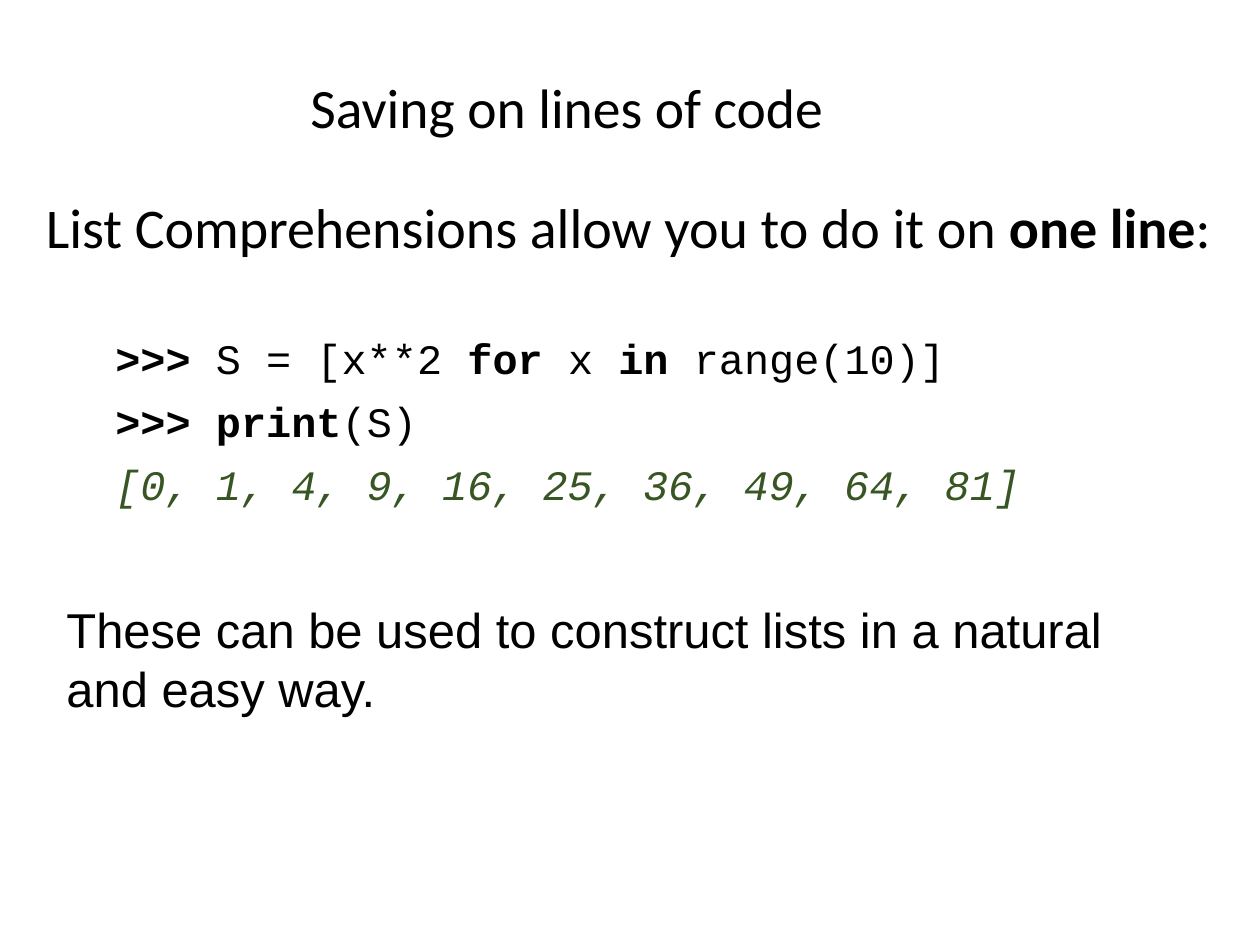
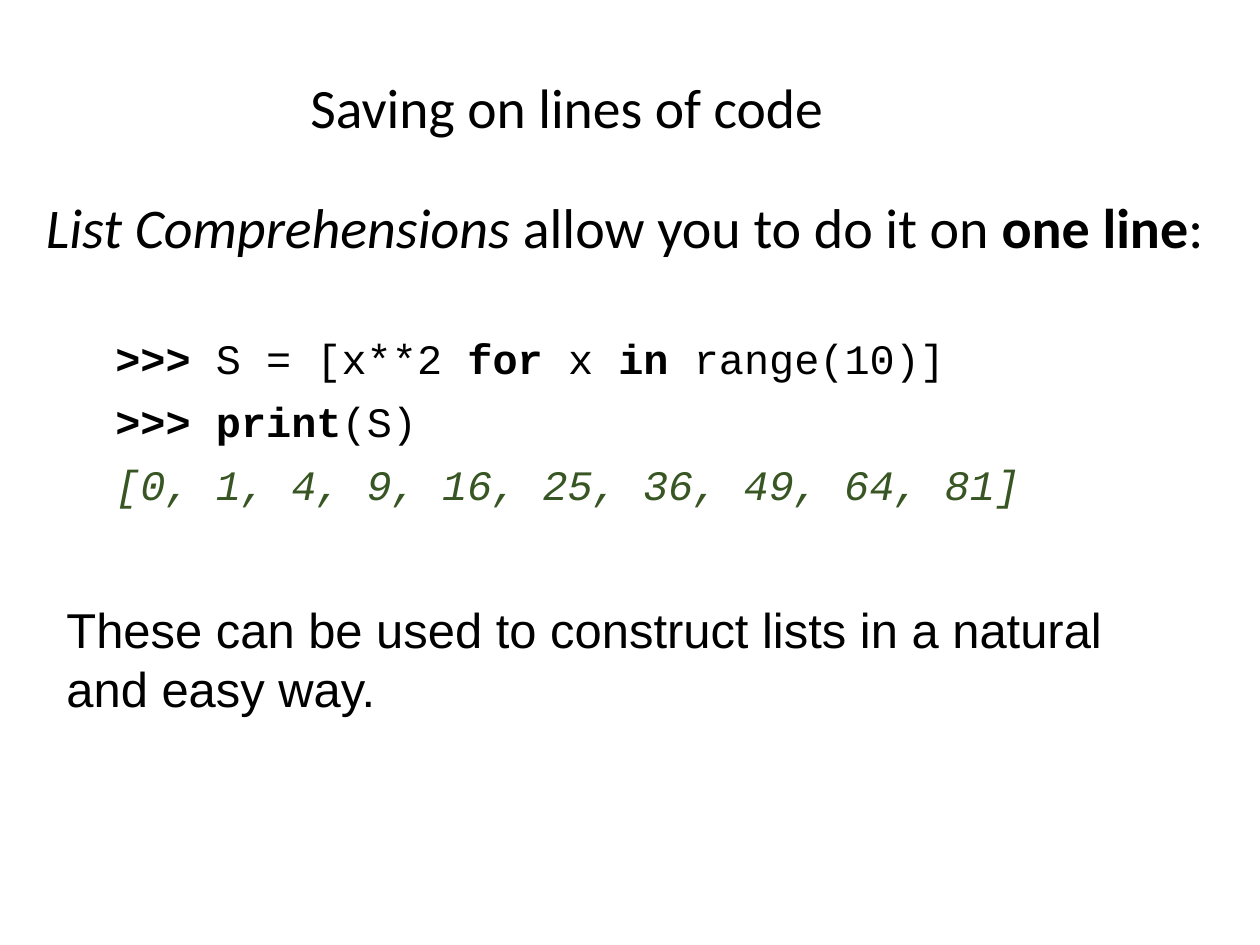
Before and after one commit to ncasuk/ncas-isc, a slide deck: slide 125 of python/presentations/learning_python/04_lists__slice__list_comp.pptx (slide 130 before the commit). Drawn at 1260x945 pixels with LibreOffice and Linux fonts; fonts in the diff are those of the drawing; background and template pictures are left out. Boxes give left, top, right and bottom in pixels: in the first picture for what was removed or moved away, otherwise in the second. Text is boxed around its words. In the diff, an @@ line names an element or a change of style, - is before the commit and + after.

```diff
--- a/python/presentations/learning_python/04_lists__slice__list_comp.pptx
+++ b/python/presentations/learning_python/04_lists__slice__list_comp.pptx
@@ text "List Comprehensions allow you to ..." at [46,208,1204,257]: italic on in "List Comprehensions" @@
```
Also in this commit, not shown: 4 other slides changed, 5 slides removed, 15 other files.
